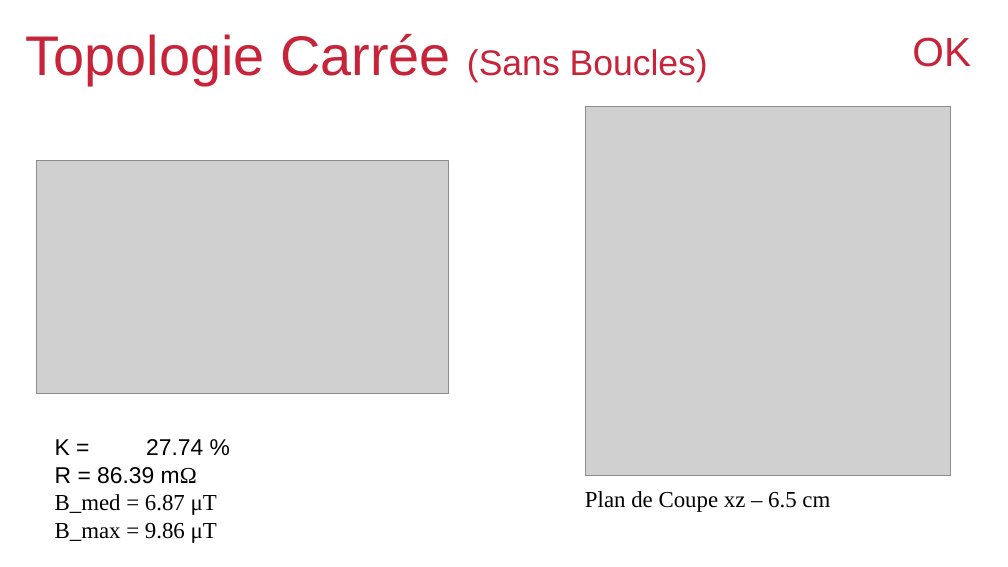
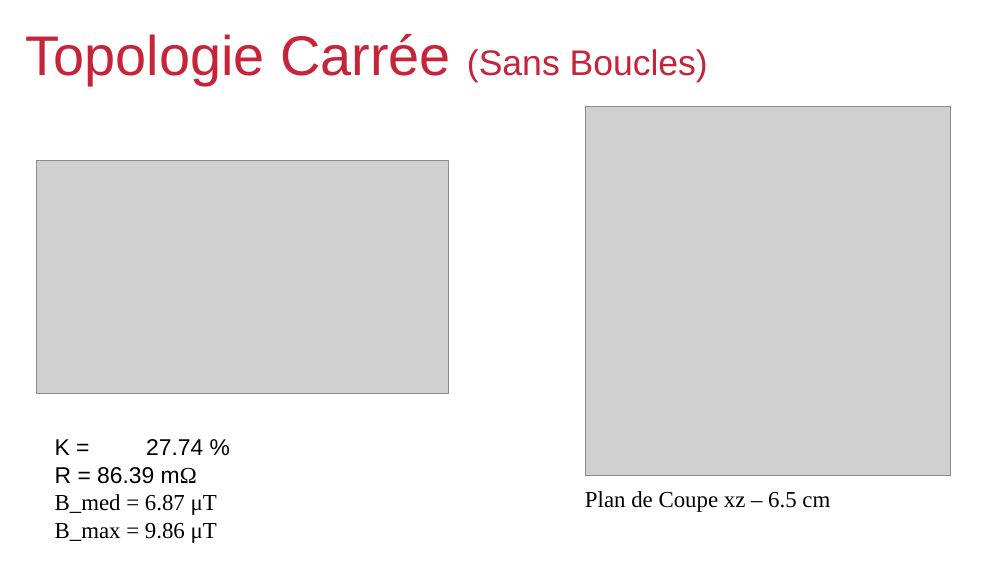
Before and after one commit to viniciustmoraes/COMSOL_simulations, a slide deck: slide 2 of Results/presentationResults.odp. Drawn at 1008x567 pixels with LibreOffice and Linux fonts; fonts in the diff are those of the drawing; grey boxes stand for pictures; background and template pictures are left out. Boxes give left, top, right and bottom in pixels: in the first picture for what was removed or moved away, otherwise in the second. Text is boxed around its words. In the diff, an @@ line names an element or a change of style, - is before the commit and + after.

```diff
--- a/Results/presentationResults.odp
+++ b/Results/presentationResults.odp
@@ title removed at <box>912,37,971,67</box> @@
-OK
```
Also in this commit, not shown: 8 other slides changed, 2 other files.
